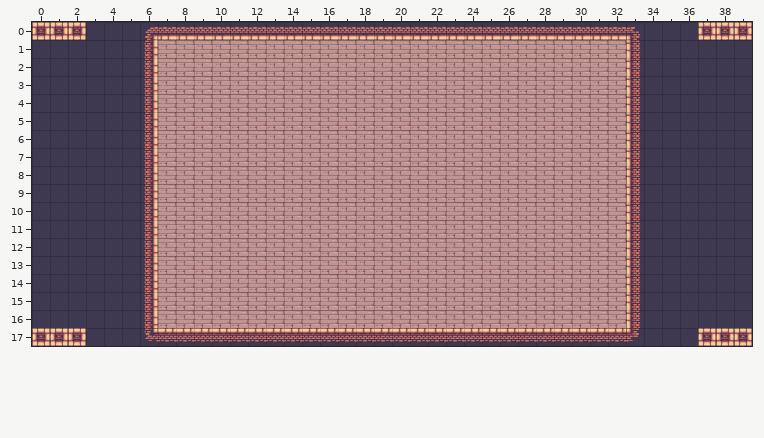
Tiled map (JSON): ProjetoAGS/maps/fase01.json. The picture above was drawn from the file before the commit.
Cells are 32x32 px. Shown: x 0..39, y 0..17.
After:
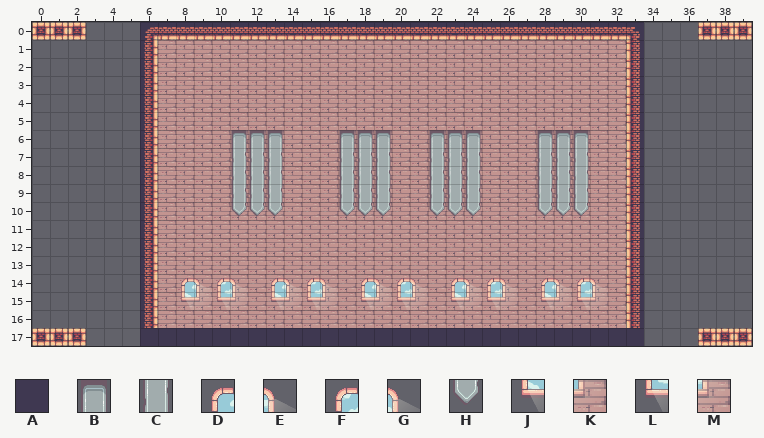
Key: from "cenarioKing": A 40; from "cenarioKingDecorations": B 8, C 15, D 23, E 24, F 25, G 26, H 29, J 30, K 31, L 32, M 33.
_ is an empty cell.
Objects are placed by their top-left corner, in cells (3,4 is the top-left corner of cell 3,4); size is 1x1 cell unless given.
Tiles of an added or newly shown layer are drawn over the layers below it.
See-through tiles are keyed as they look on the map.
Difference:
Layer "Camada de Tiles 1":
y 0: x 3..5 AAA -> ___; x 34..36 AAA -> ___
y 1..16: x 0..5 AAAAAA -> ______; x 34..39 AAAAAA -> ______
y 17: x 3..5 AAA -> ___; x 34..36 AAA -> ___
Layer "Camada de Tiles 2" (added):
y 6: x 11..13 ___ -> BBB; x 17..19 ___ -> BBB; x 22..24 ___ -> BBB; x 28..30 ___ -> BBB
y 7..9: x 11..13 ___ -> CCC; x 17..19 ___ -> CCC; x 22..24 ___ -> CCC; x 28..30 ___ -> CCC
y 10: x 11..13 ___ -> HHH; x 17..19 ___ -> HHH; x 22..24 ___ -> HHH; x 28..30 ___ -> HHH
y 14: x 8..11 ____ -> DEFG; x 13..16 ____ -> DEFG; x 18..21 ____ -> DEFG; x 23..26 ____ -> DEFG; x 28..31 ____ -> DEFG
y 15: x 8..11 ____ -> JKLM; x 13..16 ____ -> JKLM; x 18..21 ____ -> JKLM; x 23..26 ____ -> JKLM; x 28..31 ____ -> JKLM
Layer "Camada de Objetos 1" (added):
added: A "plataforma" at 6,17
added: A "plataforma" at 7,17
added: A "plataforma" at 8,17
added: A "plataforma" at 10,17
added: A "plataforma" at 10,17
added: A "plataforma" at 11,17
added: A "plataforma" at 12,17
added: A "plataforma" at 9,17
added: A "plataforma" at 13,17
added: A "plataforma" at 15,17
added: A "plataforma" at 15,17
added: A "plataforma" at 14,17
added: A "plataforma" at 16,17
added: A "plataforma" at 17,17
added: A "plataforma" at 18,17
added: A "plataforma" at 19,17
added: A "plataforma" at 21,17
added: A "plataforma" at 22,17
added: A "plataforma" at 22,17
added: A "plataforma" at 20,17
added: A "plataforma" at 23,17
added: A "plataforma" at 23,17
added: A "plataforma" at 27,17
added: A "plataforma" at 24,17
added: A "plataforma" at 26,17
added: A "plataforma" at 26,17
added: A "plataforma" at 25,17
added: A "plataforma" at 29,17
added: A "plataforma" at 30,17
added: A "plataforma" at 31,17
added: A "plataforma" at 32,17
added: A "plataforma" at 32,17
added: A "plataforma" at 33,17
added: A "plataforma" at 28,17
Where, in picture pixels (left, top, right, bottom), the same in both pictures:
changed: (32, 22, 752, 346)
